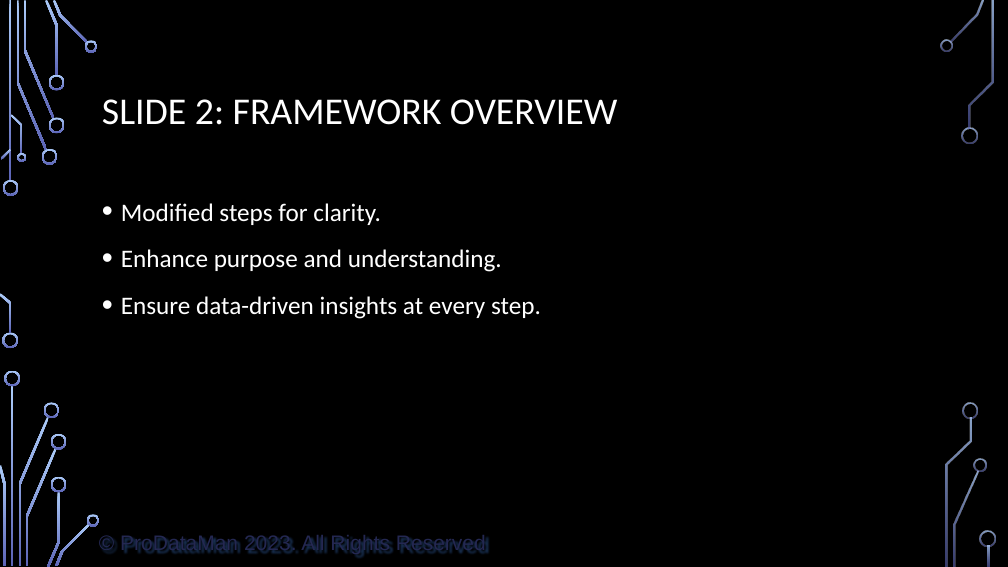
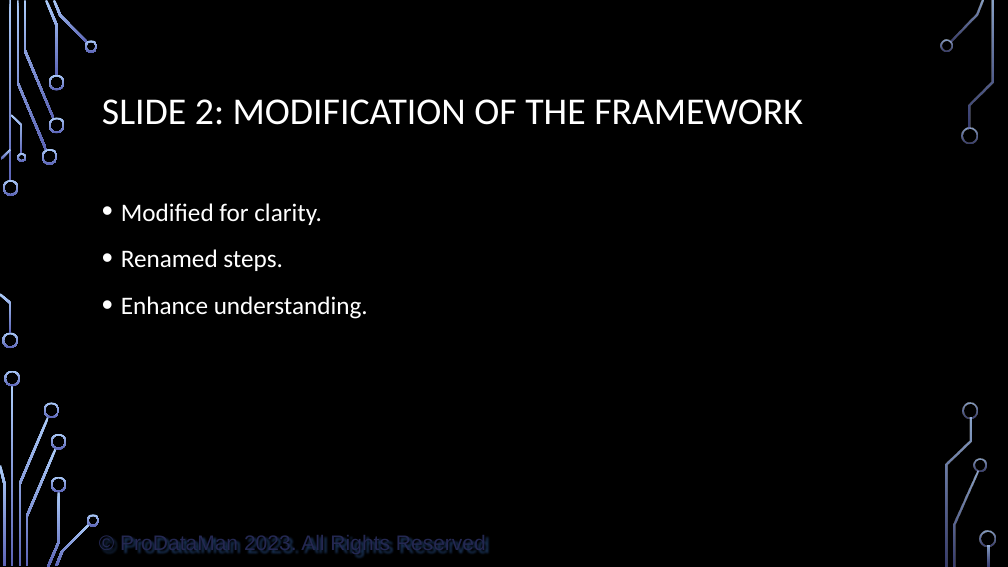
Before and after one commit to ProDataMan/Data-Literacy, a slide deck: slide 2 of Chapter09.pptx (slide 3 before the commit). Drawn at 1008x567 pixels with LibreOffice and Linux fonts; fonts in the diff are those of the drawing; background and template pictures are left out. Boxes give left, top, right and bottom in pixels: in the first picture for what was removed or moved away, otherwise in the second. Text is boxed around its words. In the diff, an @@ line names an element or a change of style, - is before the commit and + after.

```diff
--- a/Chapter09.pptx
+++ b/Chapter09.pptx
@@ title at (x1=102, y1=99, x2=803, y2=125): text changed @@
-SLIDE 2: FRAMEWORK OVERVIEW
+SLIDE 2: MODIFICATION OF THE FRAMEWORK
@@ text at (x1=121, y1=203, x2=368, y2=319): text changed @@
-• Modified steps for clarity.
-• Enhance purpose and understanding.
-• Ensure data-driven insights at every step.
+• Modified for clarity.
+• Renamed steps.
+• Enhance understanding.
```
Also in this commit, not shown: 3 other slides changed, 2 slides added, 9 slides removed, 1 other file.
